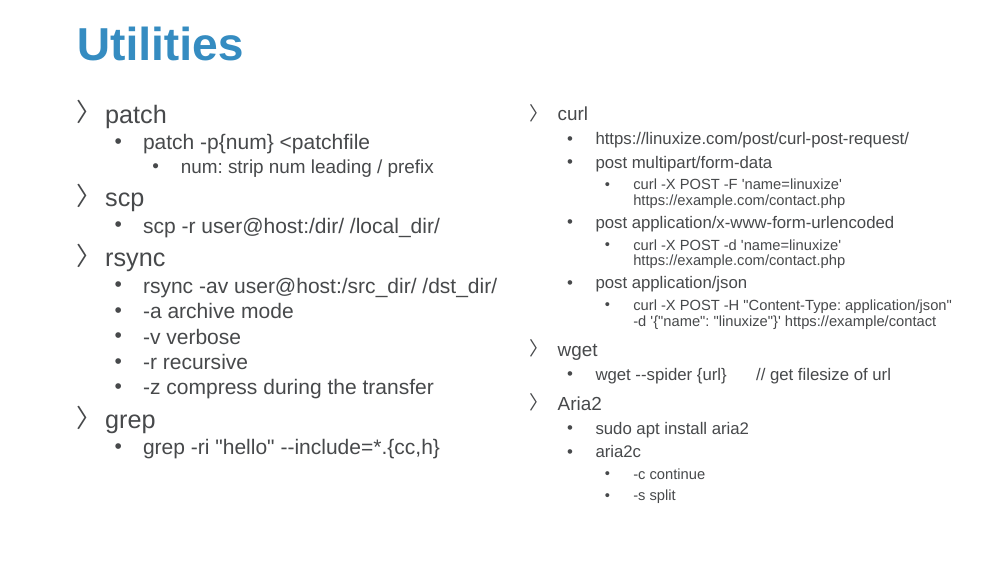
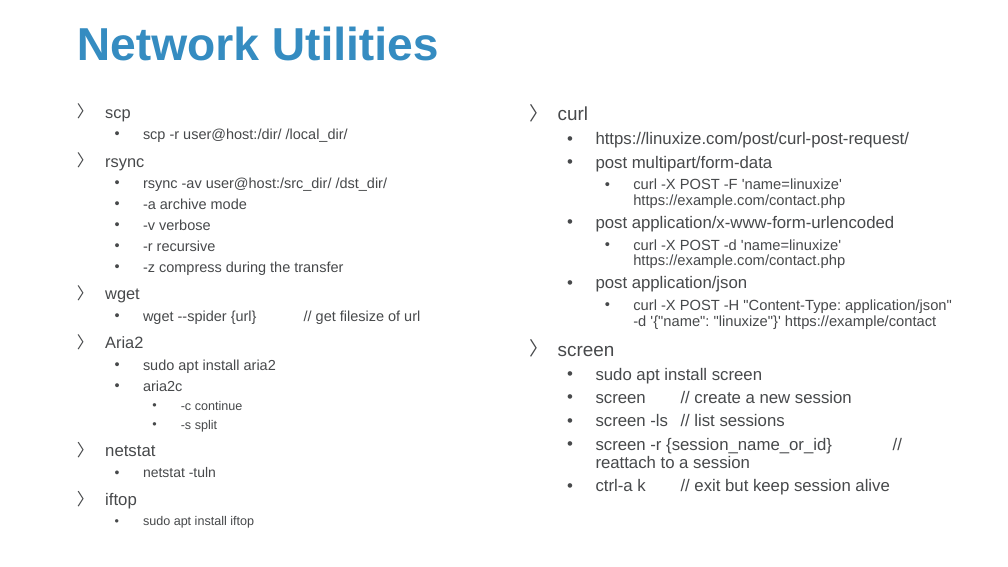
Before and after one commit to Sparks-Lu/TechNotes, a slide deck: slide 13 of Linux/Linux_Notes.pptx (slide 29 before the commit). Drawn at 1008x567 pixels with LibreOffice and Linux fonts; fonts in the diff are those of the drawing; background and template pictures are left out. Boxes give left, top, right and bottom in pixels: in the first picture for what was removed or moved away, otherwise in the second. Text is boxed around its words. In the diff, an @@ line names an element or a change of style, - is before the commit and + after.

```diff
--- a/Linux/Linux_Notes.pptx
+++ b/Linux/Linux_Notes.pptx
@@ title at (x1=77, y1=26, x2=439, y2=61): text changed @@
-Utilities
+Network Utilities
@@ text at (x1=105, y1=104, x2=434, y2=177): paragraphs removed @@
-〉 patch
-  • patch -p{num} <patchfile
-    • num: strip num leading / prefix
@@ text at (x1=105, y1=109, x2=388, y2=275): size 24 to 15.6 pt in "scp", "rsync"; size 20 to 13.8 pt in "scp -r user@host:/dir/ /local_dir/", "rsync -av user@host:/src_dir/ /dst_dir/", "-a archive mode", "-v verbose" and 2 more places; line spacing 0.8 to 0.9 @@
@@ text at (x1=105, y1=288, x2=276, y2=528): text changed; size 20 to 13.8 pt @@
-〉 grep
-  • grep -ri "hello" --include=*.{cc,h}
+〉 wget
+  • wget --spider {url} // get filesize of url
+〉 Aria2
+  • sudo apt install aria2
+  • aria2c
+    • -c continue
+    • -s split
+〉 netstat
+  • netstat -tuln
+〉 iftop
+  • sudo apt install iftop
@@ text at (x1=558, y1=346, x2=889, y2=495): text changed @@
-〉 wget
-  • wget --spider {url} // get filesize of url
-〉 Aria2
-  • sudo apt install aria2
-  • aria2c
-    • -c continue
-    • -s split
+〉 screen
+  • sudo apt install screen
+  • screen // create a new session
+  • screen -ls // list sessions
+  • screen -r {session_name_or_id} // reattach to a session
+  • ctrl-a k // exit but keep session alive
```
Also in this commit, not shown: 19 other slides changed, 19 slides added, 41 other files.
